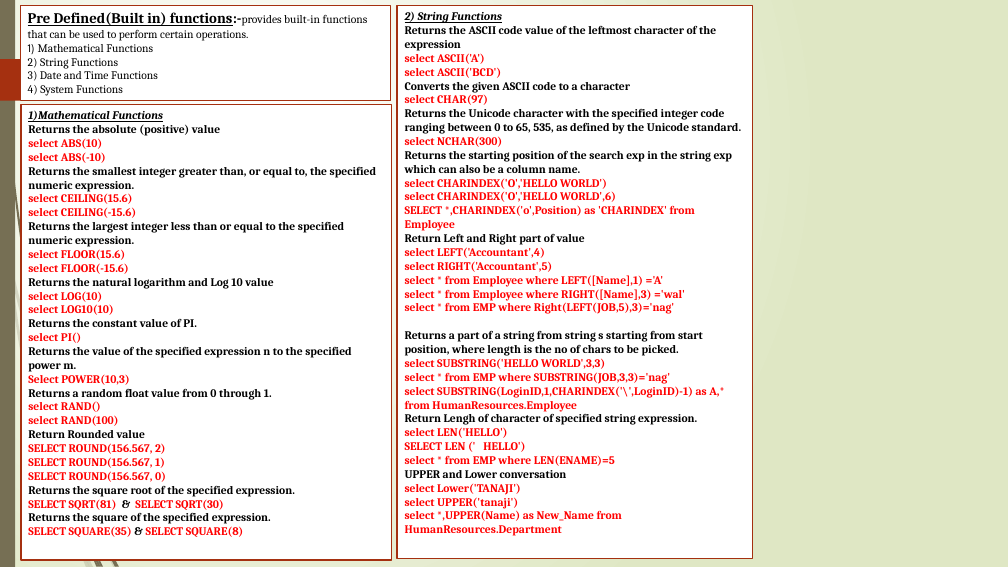
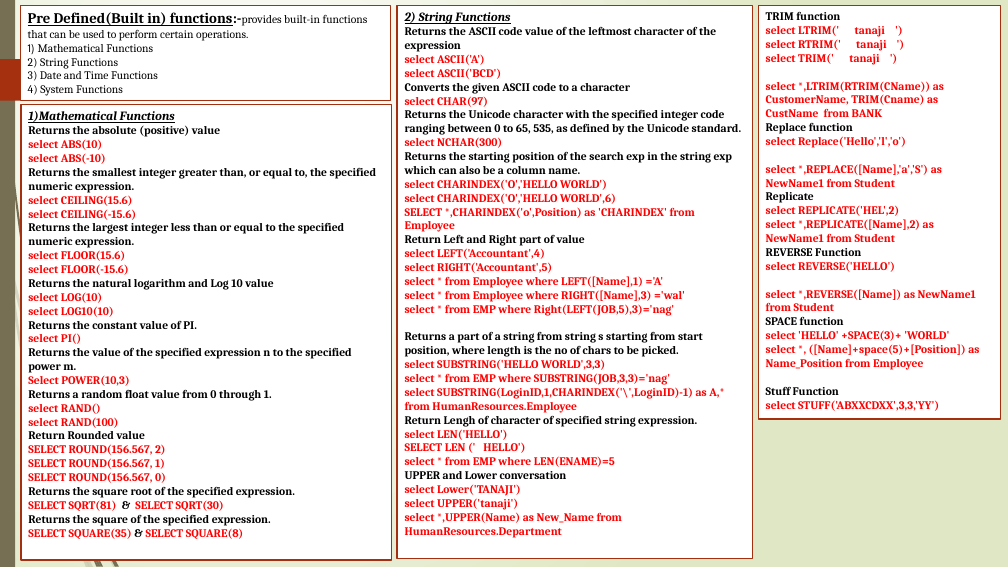
Before and after one commit to tanajisulagave/SQL-Server, a slide deck: slide 18 of SQL Server/SQL_PPT.pptx. Drawn at 1008x567 pixels with LibreOffice and Linux fonts; fonts in the diff are those of the drawing. Boxes give left, top, right and bottom in pixels: in the first picture for what was removed or moved away, otherwise in the second. Text is boxed around its words. In the diff, an @@ line names an element or a change of style, - is before the commit and + after.

```diff
--- a/SQL Server/SQL_PPT.pptx
+++ b/SQL Server/SQL_PPT.pptx
@@ text in rectangle at (x1=405, y1=12, x2=510, y2=24): size 11 to 12 pt in "2) String Functions" @@
@@ rectangle added at (x1=758, y1=5, x2=1000, y2=419), fill #FFFFFF, outline #A53010 1.25 pt, 11 pt, text #FF0000, bold @@
+TRIM function
+select LTRIM(' tanaji ')
+select RTRIM(' tanaji ')
+select TRIM(' tanaji ')
+select *,LTRIM(RTRIM(CName)) as CustomerName, TRIM(Cname) as CustName from BANK
+Replace function
+select Replace('Hello','l','o')
+select *,REPLACE([Name],'a','S') as NewName1 from Student
+Replicate
+select REPLICATE('HEL',2)
+select *,REPLICATE([Name],2) as NewName1 from Student
+REVERSE Function
+select REVERSE('HELLO')
+select *,REVERSE([Name]) as NewName1 from Student
+SPACE function
+select 'HELLO' +SPACE(3)+ 'WORLD'
+select *, ([Name]+space(5)+[Position]) as Name_Position from Employee
+Stuff Function
+select STUFF('ABXXCDXX',3,3,'YY')
@@ text in rectangle at (x1=28, y1=111, x2=175, y2=123): size 11 to 12 pt in "1)Mathematical Functions" @@
```
Also in this commit, not shown: 6 other slides changed, 3 slides added.
